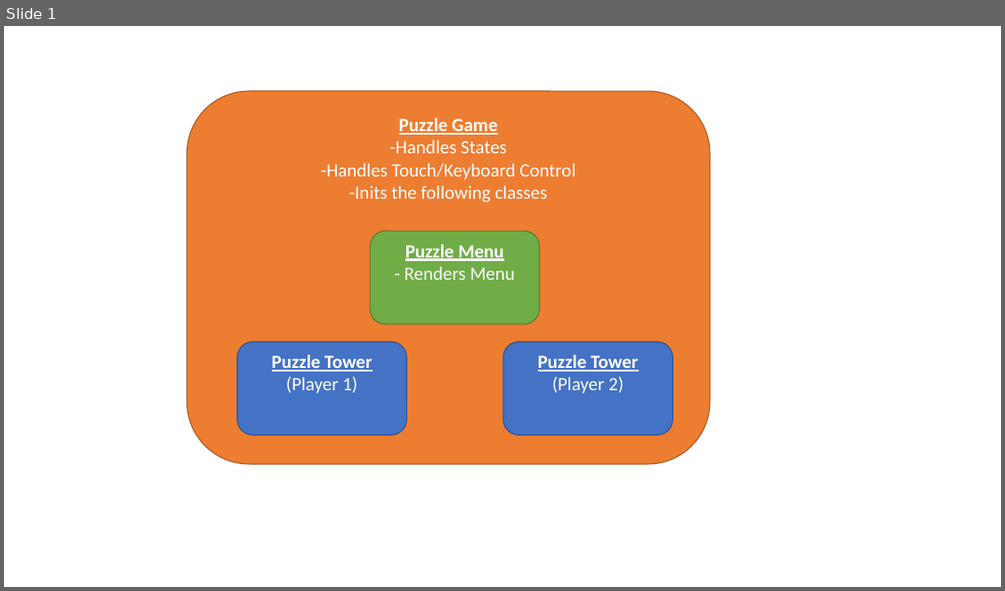
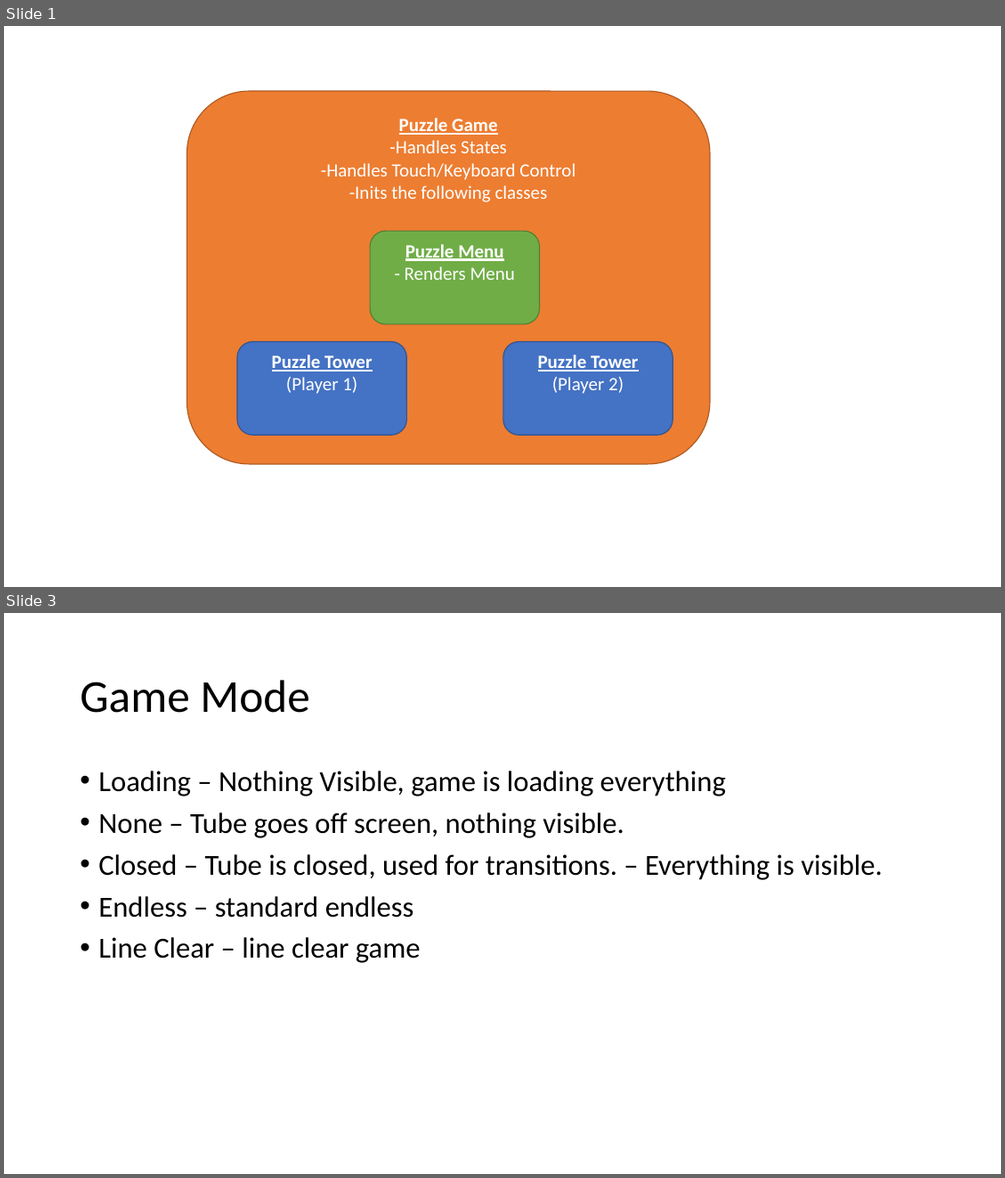
Before and after one commit to JakeSiegers/PuzzleCylinder, a slide deck: project-files/Game Structure Notes.pptx. Shown one above the other, each under a label of ours: slide 1 before the commit, slides 1 and 3 after it; the slides between them are not shown. The pictures are 1005x591 and 1005x1178 pixels, drawn with LibreOffice and Linux fonts; fonts in the diff are those of the drawing. Boxes give left, top, right and bottom in pixels: in the first picture for what was removed or moved away, otherwise in the second. Text is boxed around its words. In the diff, an @@ line names an element or a change of style, - is before the commit and + after.

```diff
--- a/project-files/Game Structure Notes.pptx
+++ b/project-files/Game Structure Notes.pptx
@@ slide 3 added at [4,613,1001,1174], background #FFFFFF @@
@@ title added at [80,680,309,713], 44 pt, text #000000 @@
+Game Mode
@@ text added at [98,771,882,963], 28 pt, text #000000 @@
+• Loading – Nothing Visible, game is loading everything
+• None – Tube goes off screen, nothing visible.
+• Closed – Tube is closed, used for transitions. – Everything is visible.
+• Endless – standard endless
+• Line Clear – line clear game
```
Also in this commit, not shown: 1 other slide added, 12 other files.
